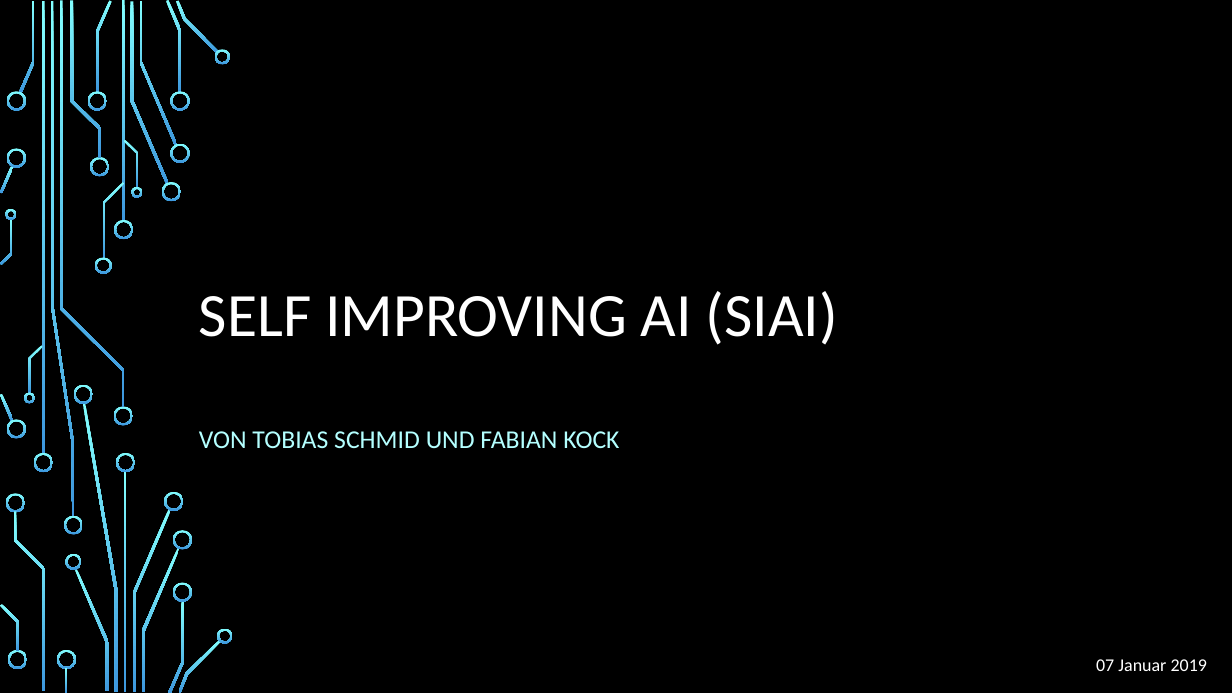
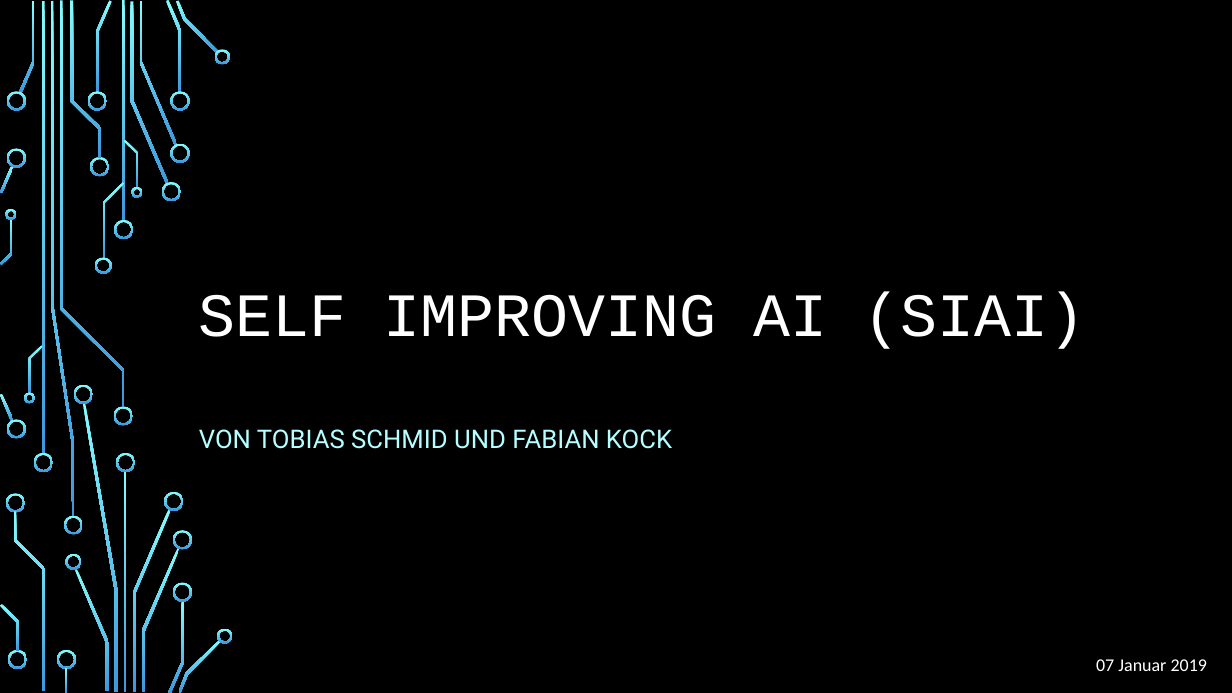
Before and after one commit to fabiankock/SiAI, a slide deck: slide 1 of Präsentation_prototyp/Präsentation_prototyp_siai.pptx. Drawn at 1232x693 pixels with LibreOffice and Linux fonts; fonts in the diff are those of the drawing; background and template pictures are left out. Boxes give left, top, right and bottom in pixels: in the first picture for what was removed or moved away, otherwise in the second. Text is boxed around its words. In the diff, an @@ line names an element or a change of style, - is before the commit and + after.

```diff
--- a/Präsentation_prototyp/Präsentation_prototyp_siai.pptx
+++ b/Präsentation_prototyp/Präsentation_prototyp_siai.pptx
@@ title "SELF IMPROVING AI (SIAI)" at (199,292,1086,349): font Calibri to Courier New @@
@@ subtitle "VON TOBIAS SCHMID UND FABIAN ..." at (199,429,672,449): font Calibri to Roboto @@
```
Also in this commit, not shown: 3 other slides changed, 1 other file.
